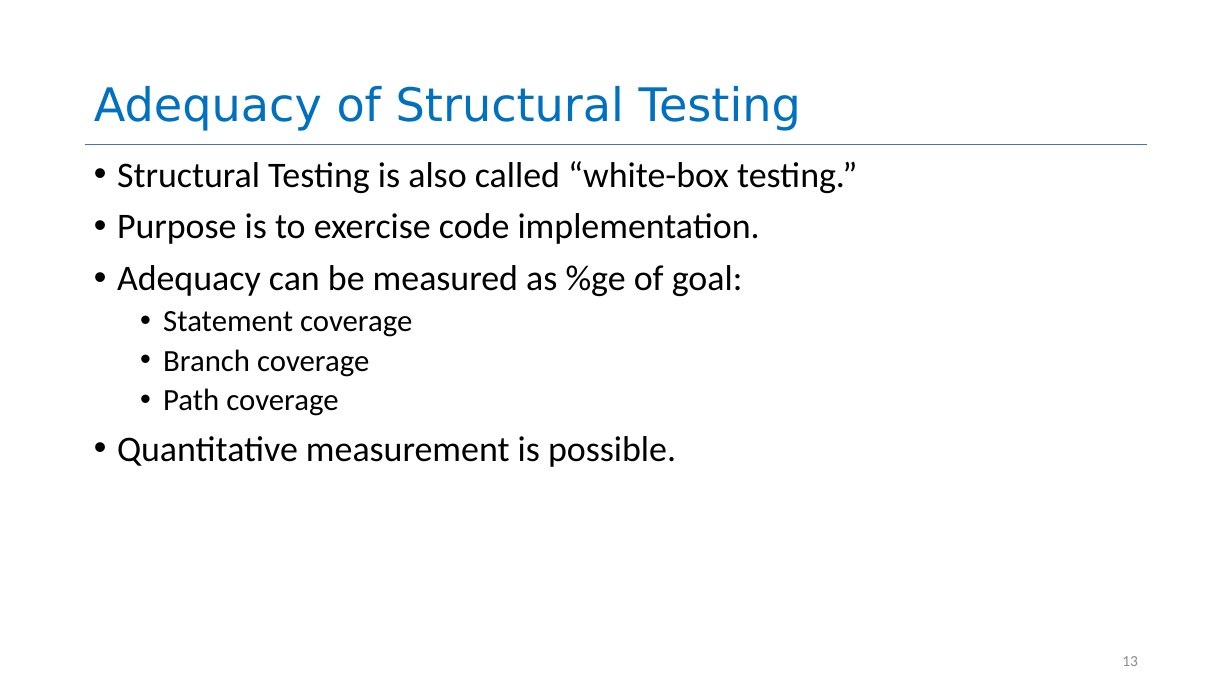
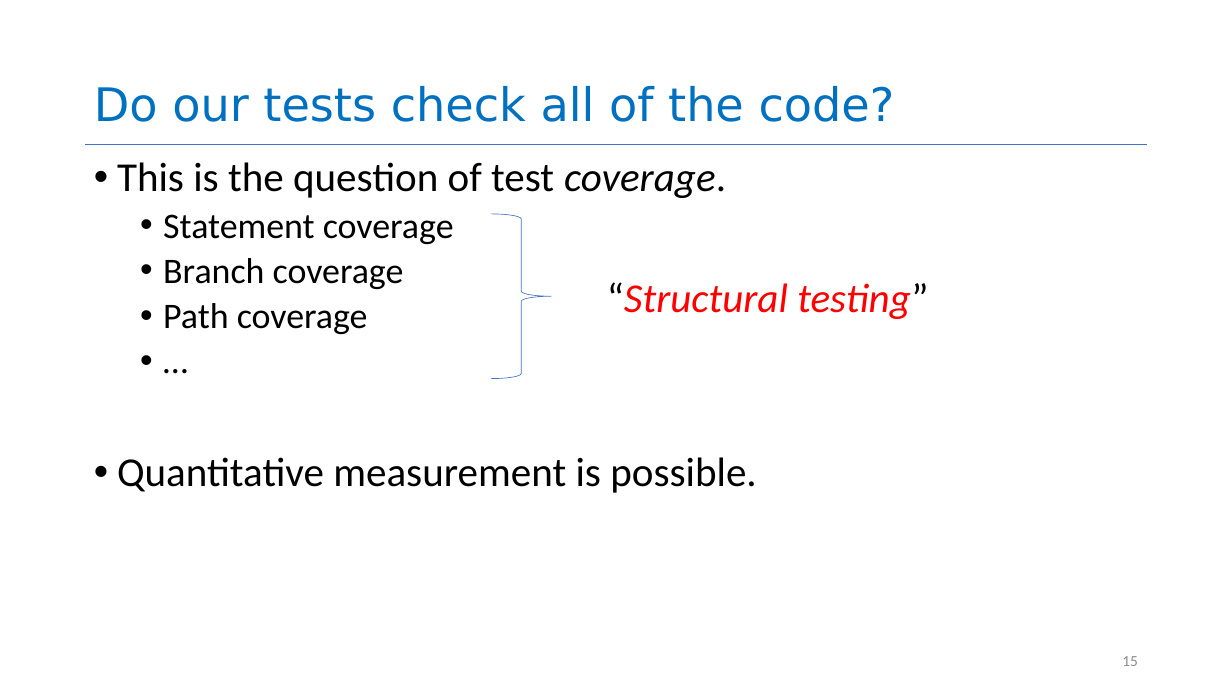
Before and after one commit to neu-se/CS4530-Spring-2022, a slide deck: slide 15 of Slides/Lesson 5.2 Evaluating Tests.pptx (slide 13 before the commit). Drawn at 1232x693 pixels with LibreOffice and Linux fonts; fonts in the diff are those of the drawing. Boxes give left, top, right and bottom in pixels: in the first picture for what was removed or moved away, otherwise in the second. Text is boxed around its words. In the diff, an @@ line names an element or a change of style, - is before the commit and + after.

```diff
--- a/Slides/Lesson 5.2 Evaluating Tests.pptx
+++ b/Slides/Lesson 5.2 Evaluating Tests.pptx
@@ title at [94,86,895,122]: text changed @@
-Adequacy of Structural Testing
+Do our tests check all of the code?
@@ text at [117,162,756,493]: paragraph added @@
+  • …
@@ text at [117,162,726,198]: text changed; size 28 to 32 pt @@
-• Structural Testing is also called “white-box testing.”
-• Purpose is to exercise code implementation.
-• Adequacy can be measured as %ge of goal:
+• This is the question of test coverage.
@@ text at [117,214,756,493]: size 24 to 28 pt in "Statement coverage", "Branch coverage", "Path coverage"; size 28 to 32 pt in "Quantitative measurement is possible." @@
@@ right brace added at [492,214,552,379], outline #4472C4 0.5 pt @@
@@ text added at [607,282,928,319], 32 pt, text #FF0000, italic @@
+“Structural testing”
@@ page number at [1122,656,1138,666]: text changed @@
-13
+15
```
Also in this commit, not shown: 16 other slides changed, 14 slides added, 7 slides removed.
